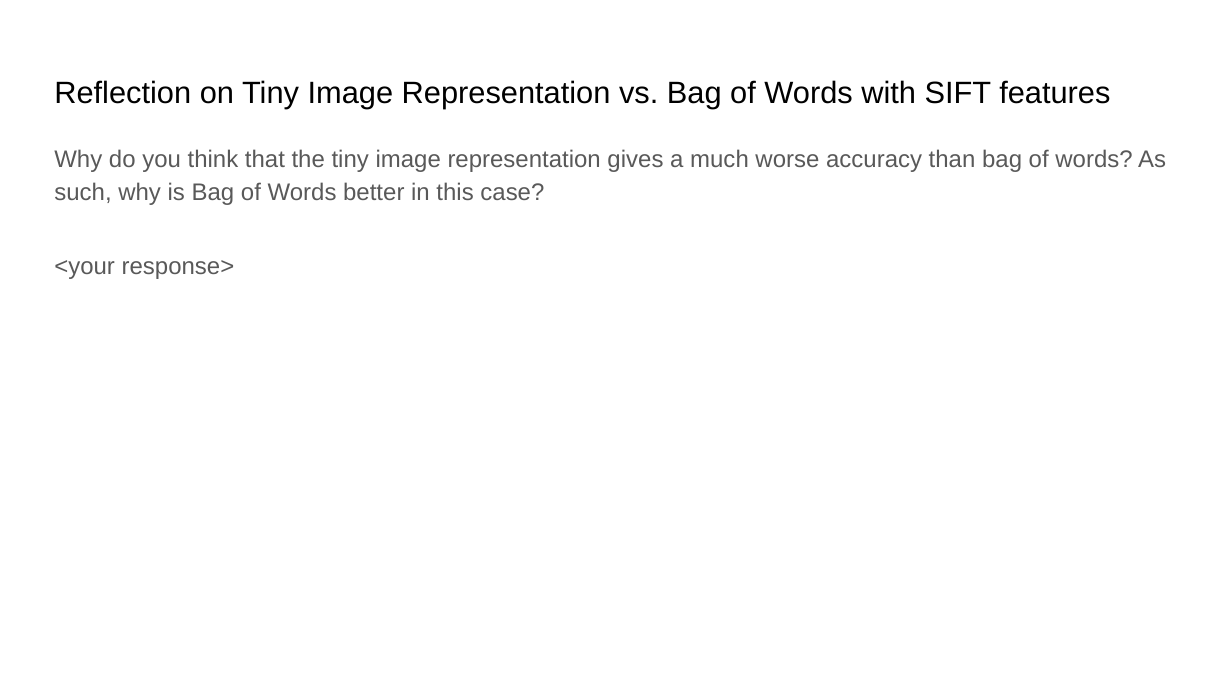
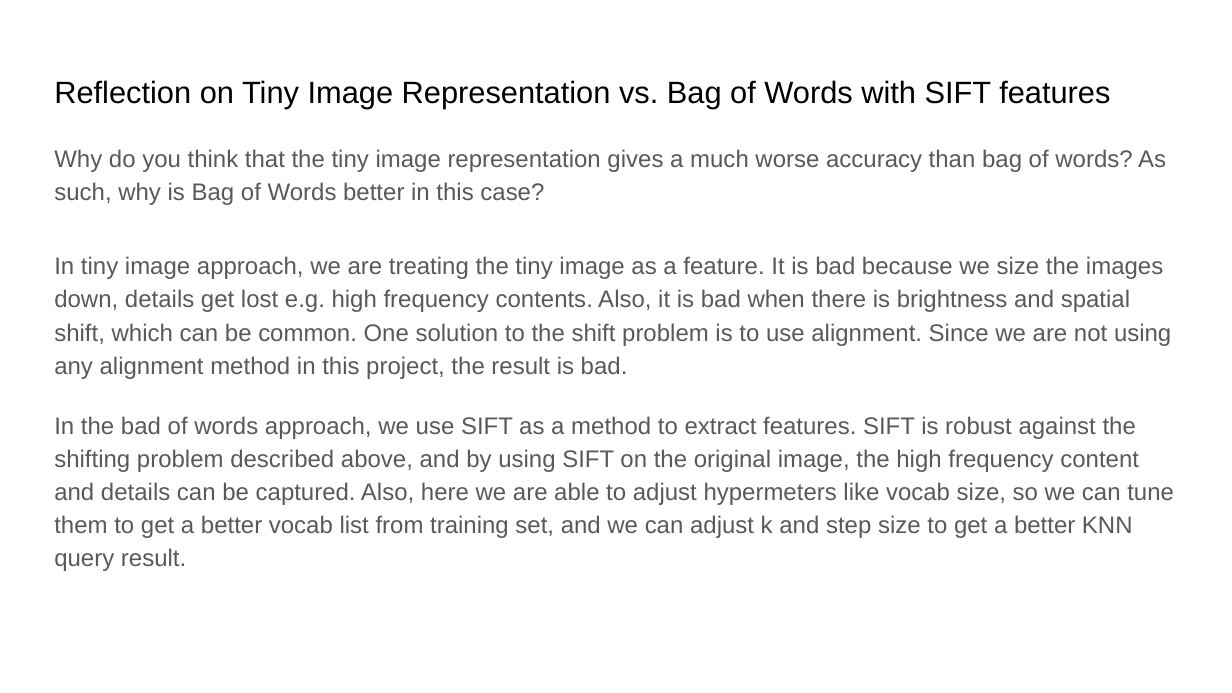
Before and after one commit to jielyugt/scene_recognition, a slide deck: slide 7 of proj5_template.pptx. Drawn at 1232x693 pixels with LibreOffice and Linux fonts; fonts in the diff are those of the drawing. Boxes give left, top, right and bottom in pixels: in the first picture for what was removed or moved away, otherwise in the second. Text is boxed around its words. In the diff, an @@ line names an element or a change of style, - is before the commit and + after.

```diff
--- a/proj5_template.pptx
+++ b/proj5_template.pptx
@@ text at [54, 256, 1174, 571]: text changed @@
-<your response>
+In tiny image approach, we are treating the tiny image as a feature. It is bad because we size the images down, details get lost e.g. high frequency contents. Also, it is bad when there is brightness and spatial shift, which can be common. One solution to the shift problem is to use alignment. Since we are not using any alignment method in this project, the result is bad.
+In the bad of words approach, we use SIFT as a method to extract features. SIFT is robust against the shifting problem described above, and by using SIFT on the original image, the high frequency content and details can be captured. Also, here we are able to adjust hypermeters like vocab size, so we can tune them to get a better vocab list from training set, and we can adjust k and step size to get a better KNN query result.
```
Also in this commit, not shown: 5 other slides changed, 1 other file.
